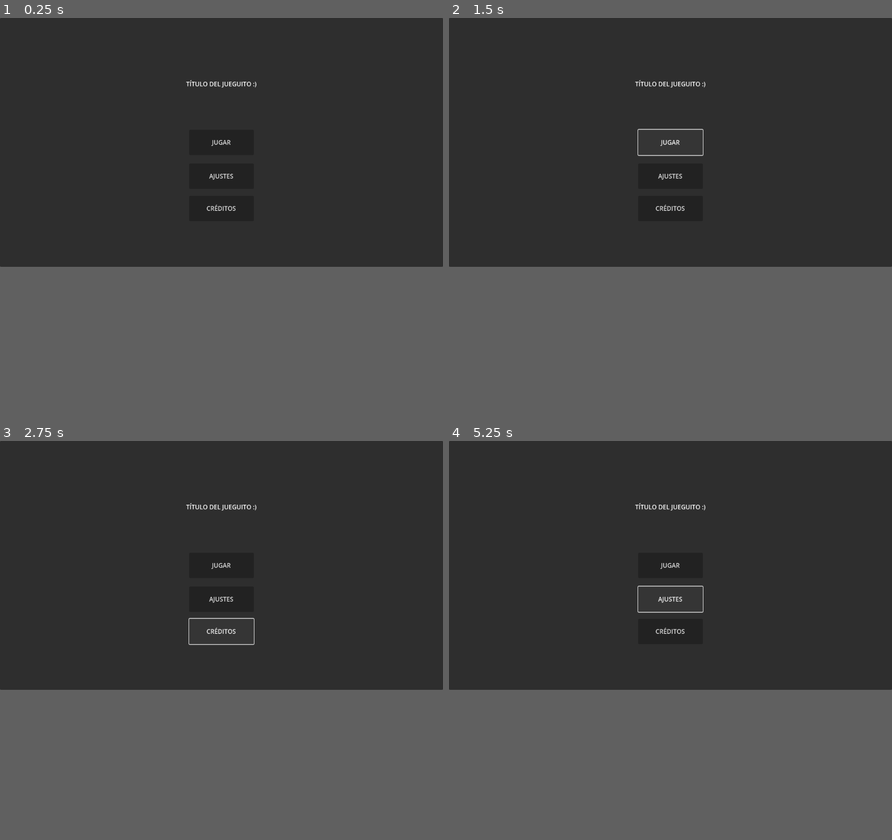
Above: before the commit, frames 1-4 (two rows, left to right).
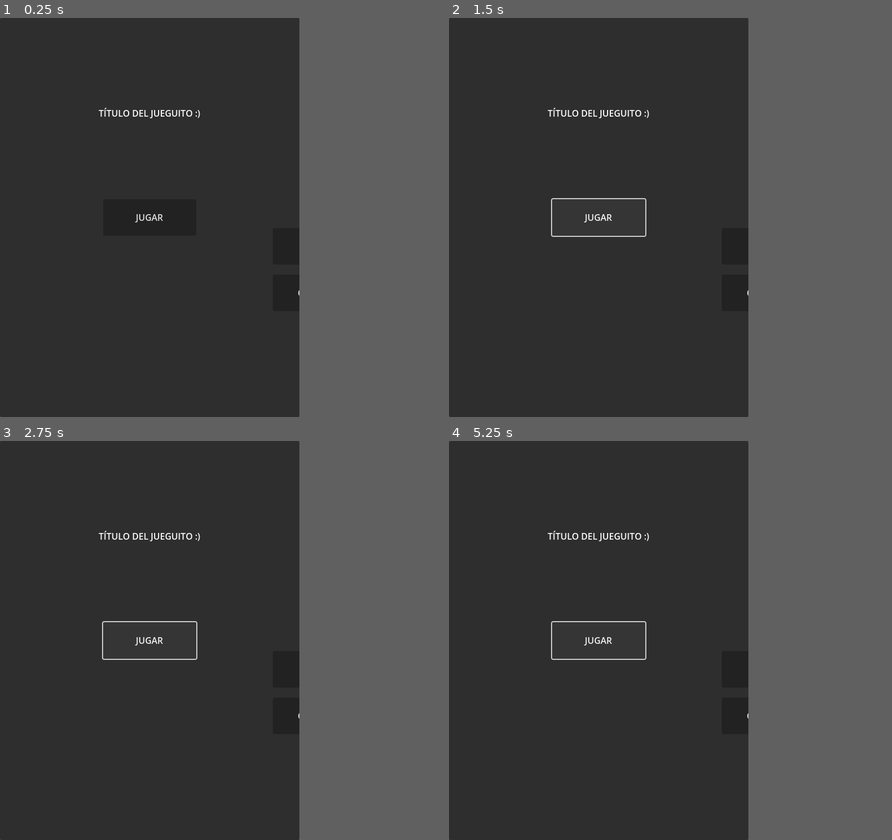
Above: after the commit, the same moments.

Repository: Beltenebr0s/LevelUpGameJam2025
Game: Godot game, scene res://scenes/main_menu.tscn
Two runs of this game, one before a commit and one after it. Both use one fixed random seed, a clock stepped at 60 frames per second and the inputs below.
Inputs:
- Up to frame 1 (0.25 s): no input
- Up to frame 2 (1.5 s): click "JUGAR" at 0.5 s; click "JUGAR" at 1.25 s
- Up to frame 3 (2.75 s): click "CRÉDITOS" (after the commit: "JUGAR") at 2 s
- Up to frame 4 (5.25 s): click "CRÉDITOS" (after the commit: "JUGAR") at 2.75 s; click "JUGAR" at 3.5 s; click "CRÉDITOS" (after the commit: "JUGAR") at 4.25 s; click "AJUSTES" (after the commit: "JUGAR") at 5 s
In our replay, the window is 799x449 before the commit and 540x720 after it. These sizes can differ from the game's own. Grey fills any space a smaller window leaves; there, only what the larger window draws over its background counts as a difference.

The runs differ from the first frame. In frame 1, 0.5% of the frame differs, in the area x 0-68%, y 0-100%; in frame 2, 0.7%; in frame 3, 0.7%; in frame 4, 0.7%.

Commit message:
Añadir fondo infinito

Diff:
--- a/project.godot
+++ b/project.godot
@@ -15,6 +15,12 @@
 config/features=PackedStringArray("4.4", "Forward Plus")
 config/icon="res://icon.svg"
 
+[display]
+
+window/size/viewport_width=540
+window/size/viewport_height=720
+window/stretch/mode="viewport"
+
 [editor_plugins]
 
 enabled=PackedStringArray("res://addons/navigationbutton/plugin.cfg")
--- /dev/null
+++ b/scenes/escaleras.tscn
@@ -0,0 +1,23 @@
+[gd_scene load_steps=3 format=3 uid="uid://c2ji84bo7mt61"]
+
+[ext_resource type="Script" uid="uid://pbpcflo50d7t" path="res://scripts/escaleras.gd" id="1_ybuyh"]
+[ext_resource type="Texture2D" uid="uid://bvvi0l83ecq4q" path="res://images/Planets_Nebulae_in_space_518424_1080x1920.jpg" id="2_kgs6j"]
+
+[node name="Escaleras" type="Node2D"]
+script = ExtResource("1_ybuyh")
+
+[node name="Fondo1" type="Sprite2D" parent="."]
+position = Vector2(270, 480)
+scale = Vector2(0.5, 0.5)
+texture = ExtResource("2_kgs6j")
+
+[node name="Fondo2" type="Sprite2D" parent="."]
+position = Vector2(270, -480)
+rotation = 3.14159
+scale = Vector2(0.5, 0.5)
+texture = ExtResource("2_kgs6j")
+
+[node name="Fondo3" type="Sprite2D" parent="."]
+position = Vector2(270, 1440)
+scale = Vector2(0.5, 0.5)
+texture = ExtResource("2_kgs6j")
--- /dev/null
+++ b/scripts/escaleras.gd
@@ -0,0 +1,21 @@
+extends Node2D
+@export var scroll_speed: float = 100.0
+
+var background_height: float
+
+func _ready():
+	background_height = $Fondo1.texture.get_height()
+
+func _process(delta):
+	$Fondo1.position.y += scroll_speed * delta
+	$Fondo2.position.y += scroll_speed * delta
+	$Fondo3.position.y += scroll_speed * delta
+
+	if $Fondo1.position.y >= background_height:
+		$Fondo1.position.y = $Fondo2.position.y - background_height
+
+	if $Fondo2.position.y >= background_height:
+		$Fondo2.position.y = $Fondo3.position.y - background_height
+
+	if $Fondo3.position.y >= background_height:
+		$Fondo3.position.y = $Fondo1.position.y - background_height
Binary file added: images/Planets_Nebulae_in_space_518424_1080x1920.jpg
Not shown, added: images/Planets_Nebulae_in_space_518424_1080x1920.jpg.import
Not shown, added: scripts/escaleras.gd.uid
